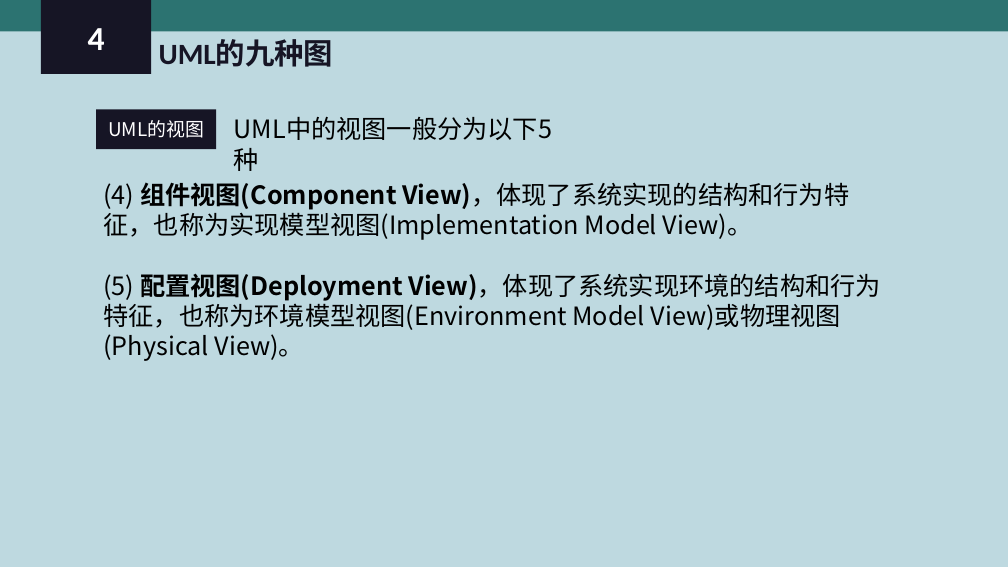
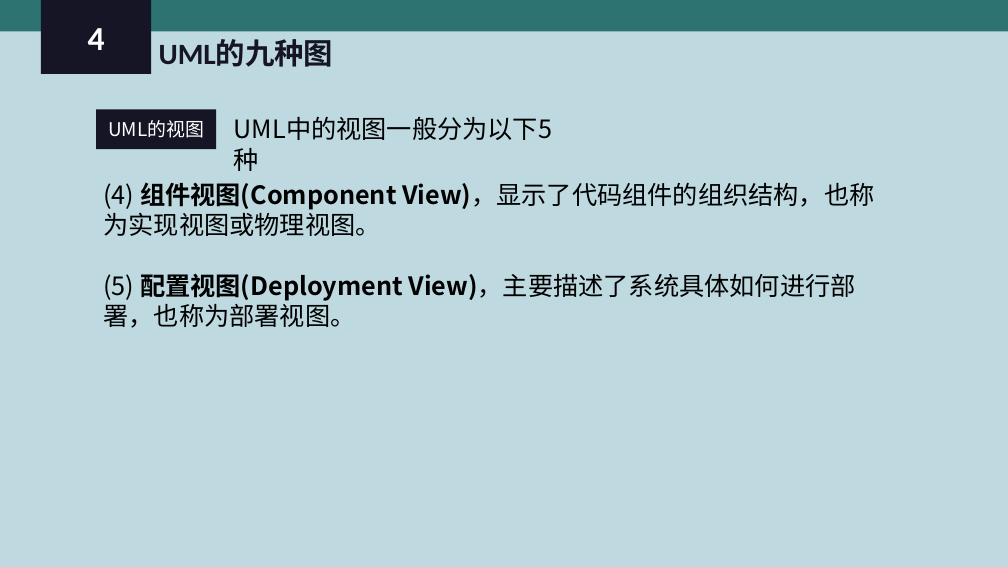
Before and after one commit to PRD-2018-G04/PRD-2018-G04, a slide deck: slide 18 of G04项目组/受控文档/翻转课堂PPT/PRD2018-G04-UML概述.ppt. Drawn at 1008x567 pixels with LibreOffice and Linux fonts; fonts in the diff are those of the drawing. Boxes give left, top, right and bottom in pixels: in the first picture for what was removed or moved away, otherwise in the second. Text is boxed around its words. In the diff, an @@ line names an element or a change of style, - is before the commit and + after.

```diff
--- a/G04项目组/受控文档/翻转课堂PPT/PRD2018-G04-UML概述.ppt
+++ b/G04项目组/受控文档/翻转课堂PPT/PRD2018-G04-UML概述.ppt
@@ text at bbox=[103, 182, 874, 328]: text changed @@
-(4) 组件视图(Component View)，体现了系统实现的结构和行为特征，也称为实现模型视图(Implementation Model View)。
-(5) 配置视图(Deployment View)，体现了系统实现环境的结构和行为特征，也称为环境模型视图(Environment Model View)或物理视图(Physical View)。
+(4) 组件视图(Component View)，显示了代码组件的组织结构，也称为实现视图或物理视图。
+(5) 配置视图(Deployment View)，主要描述了系统具体如何进行部署，也称为部署视图。
```
Also in this commit, not shown: 22 other slides changed, 4 slides added, 1 slide removed.
